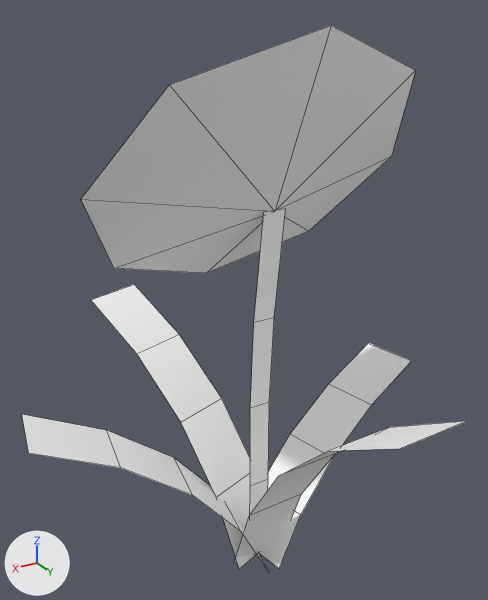
Renders of the FBX model Assets/Models/Environment/Foliage/RedFlower.fbx from each side of a commit.
The view is the same before and after, from a camera (50 mm lens) standing at (0.245, 0.384, 0.434) and looking at (0.006, -0.014, 0.235). The axes (+X, +Y, +Z) are drawn at lower left. The lights are the same throughout. Mesh edges are drawn as thin lines. Where no turn or scale is listed for an object, it has been applied to the vertices.

The first picture shows 'Flower'.
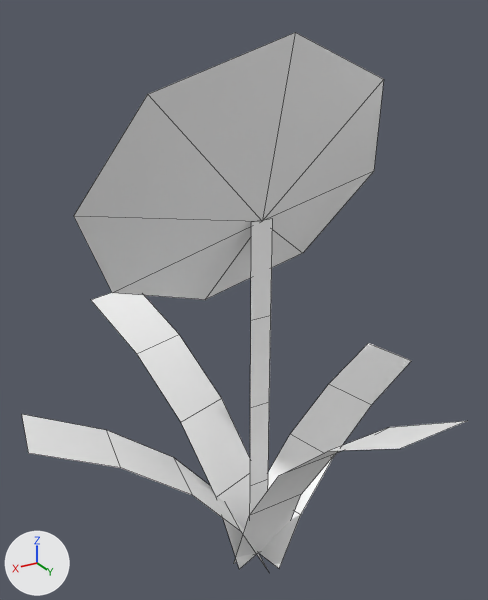
Where the newer file only moved an object's origin or applied its transform, the numbers keep the older frame.

What differs and where, as boxes (x1, y1, x2, y2) in the pictures (488 x 600 px; the box of a moved part takes in the faces that stretch with it):
'Flower', reshaped: before (22, 25, 466, 570); after (22, 32, 466, 570)
part 1 of me_mesh, moved or reshaped: before (81, 25, 416, 273); after (74, 32, 384, 300)
part 2 of me_mesh, moved or reshaped: before (250, 209, 286, 408); after (250, 219, 273, 408)

What changed in the scene script:
```text
Change me_mesh:
    where me_mesh.from_pydata(...)  # 59 vertices, 28 faces; spans x -0.176..0.176, y -0.174..0.174, z 0.0..0.426
    used by ob_flower; location = (0.0003, 0.0004, 0.0)
    verts and faces of me_mesh; kept vertices keep their numbers, new ones are numbered from 59
    before: 35 (-0.009, 0.004, 0.224) at pixel (274, 317), 36 (0.009, 0.004, 0.224) at pixel (253, 322), 37 (-0.009, 0.016, 0.31) at pixel (285, 208), 38 (0.009, 0.016, 0.31) at pixel (263, 212)
    me_mesh part 1: the loose piece of 9 vertices spanning x -0.124..0.124, y -0.086..0.068, z 0.232..0.426 is turned 8.6 degrees about the x axis through its middle, then moved by (0.0, -0.019, -0.015)
    me_mesh part 2
    add verts[35] = (-0.009, 0.0, 0.224)  # moved, pixel (270, 315)
    add verts[36] = (0.009, 0.0, 0.224)  # moved, pixel (250, 320)
    add verts[37] = (-0.009, 0.0, 0.299)  # moved, pixel (272, 218)
    add verts[38] = (0.009, 0.0, 0.299)  # moved, pixel (251, 222)
```
